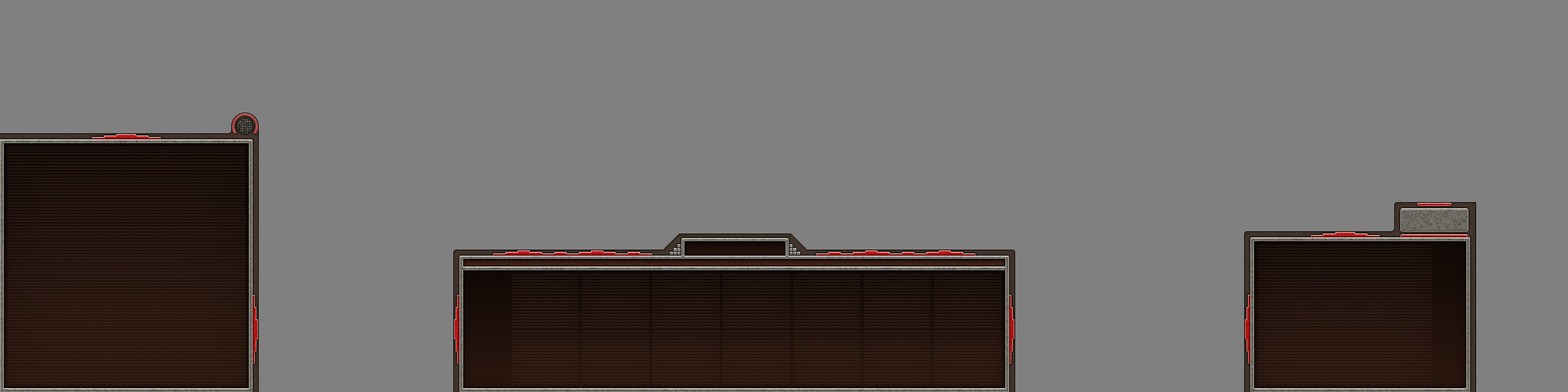
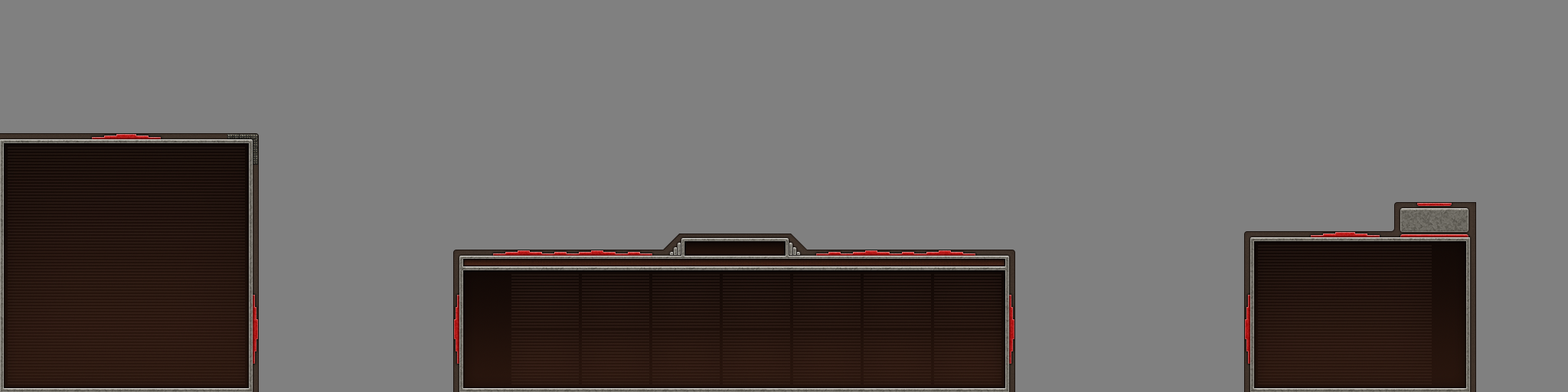
Layer changes from the first 1568 × 392 image to the second:
added group "alarm" with 6 layers in group "outer" over (227, 133, 259, 165)
removed group "alarm off" (2 layers) from group "outer" over (237, 118, 253, 134)
added group "off" with 2 layers in group "alarm" over (227, 133, 259, 165)
moved "alarm top" (2nd of 2, in "radar" › "outer" › "alarm" › "off") into group "off", painted on it over (228, 118, 258, 164)
moved "alarm bottom" (2nd of 2, in "radar" › "outer" › "alarm" › "off") into group "off", painted on it over (227, 118, 259, 165)
painted on "ribbon 1" (1st of 3, in "radar" › "outer") over (231, 113, 259, 134)
painted on "border outer" (1st of 3, in "radar" › "outer") over (228, 112, 259, 137)
painted on "border inner" (2nd of 3, in "production" › "inner") over (669, 242, 801, 255)
painted on "power stripes" over (465, 240, 1004, 266)
painted on "power body" over (465, 260, 1004, 266)
removed layer "money mosaic" from group "outer" over (669, 244, 801, 255)
